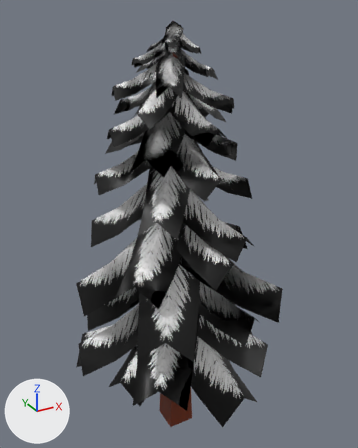
The FBX model Assets/The Lost Wanderer Models/Environment/Pine tree/PineTree03.fbx: old version first, new version second.
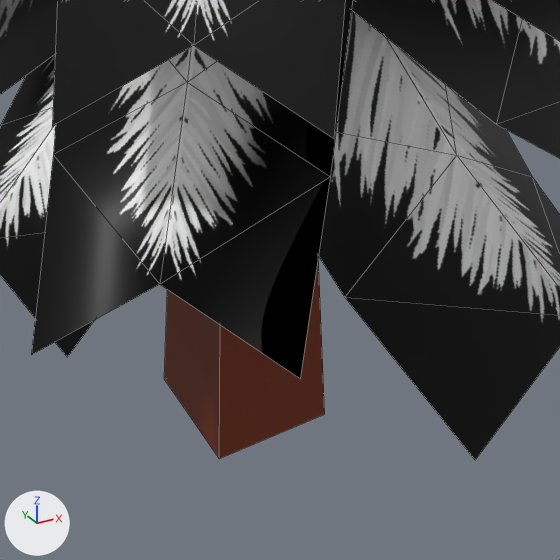
Each version is shown whole from a 50 mm camera at (-4.94, -9.16, 9.94) aimed at (0.27, 0.3, 5.21), then close up on the part from 35% to 67% of the width and 75% to 100% of the height. The lights are fixed; the arrows at lower left show +X, +Y and +Z. The close-ups show mesh edges as thin lines. Objects named as collision shapes, trigger or cutter boxes, shadow casters or lower levels of detail are left out. Where no turn or scale is listed for an object, it has been applied to the vertices.

The older version as bpy lines, for what is in view:
```python
mat_material_004 = principled_material('Material.004')
mat_material_004.base_color = (0.165, 0.0216, 0.0)  # brown #712800
me_scene_008 = bpy.data.meshes.new('Scene.008')
me_scene_008.from_pydata(...)  # 653 vertices, 654 faces; spans x -2.4..2.36, y -2.35..2.74, z -0.33..9.69
# faces by material slot: [648, 6]
me_scene_008.materials.append(mat_material_001)  # picture img_pinetreeleaves01_a_png
me_scene_008.materials.append(mat_material_004)  # brown #712800
ob_pinetree03_lod0 = bpy.data.objects.new('PineTree03_LOD0', me_scene_008)
ob_pinetree03_lod0.location = (0.0, 0.0, 0.0)
```
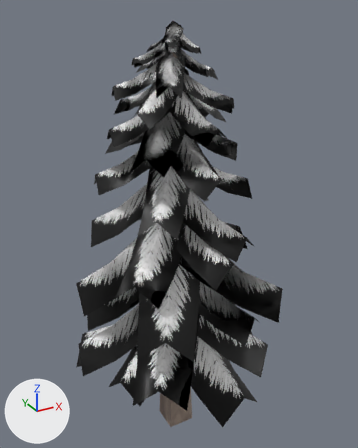
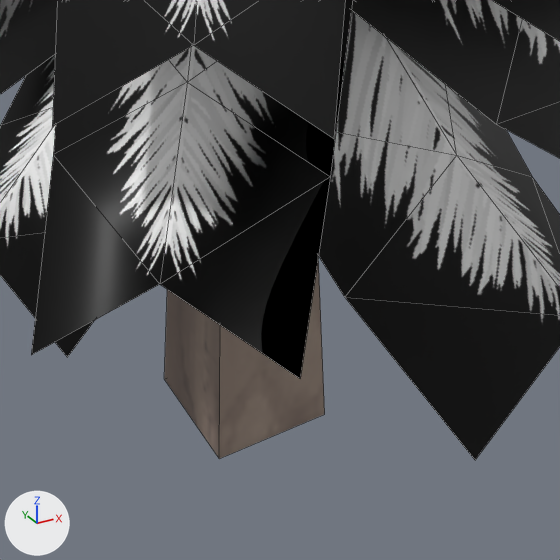
What the commit changed:
Picture 'PineTreeTrunk01_a.png' (img_pinetreetrunk01_a_png) is new.
In material 'Material.004' (mat_material_004), base_color is no longer (0.165, 0.0216, 0.0), brown #712800.
In material 'Material.004' (mat_material_004), texture is now set to img_pinetreetrunk01_a_png, with its transparency.
me_scene_008 has 653 vertices, 654 faces and spans x -2.4..2.36, y -2.35..2.74, z -0.33..9.69.
me_scene_008 is used by ob_pinetree03_lod0; location (0.0, 0.0, 0.0).
me_scene_008 part 1: texture (UV) coordinates of 6 of 654 faces, centred in x -0.18..0.18, y -0.18..0.18, z -0.33..9.45, changed; they spanned u 0.0..0.0, v 0.0..0.0 and now span u 0.01..0.33, v 0.0..1.0.

What differs and where, as boxes (x1, y1, x2, y2) in the close-ups (560 x 560 px):
'PineTree03_LOD0', surface changed: (164, 261, 325, 459) in both
part 1 of me_scene_008, surface changed: (164, 262, 325, 459) in both
